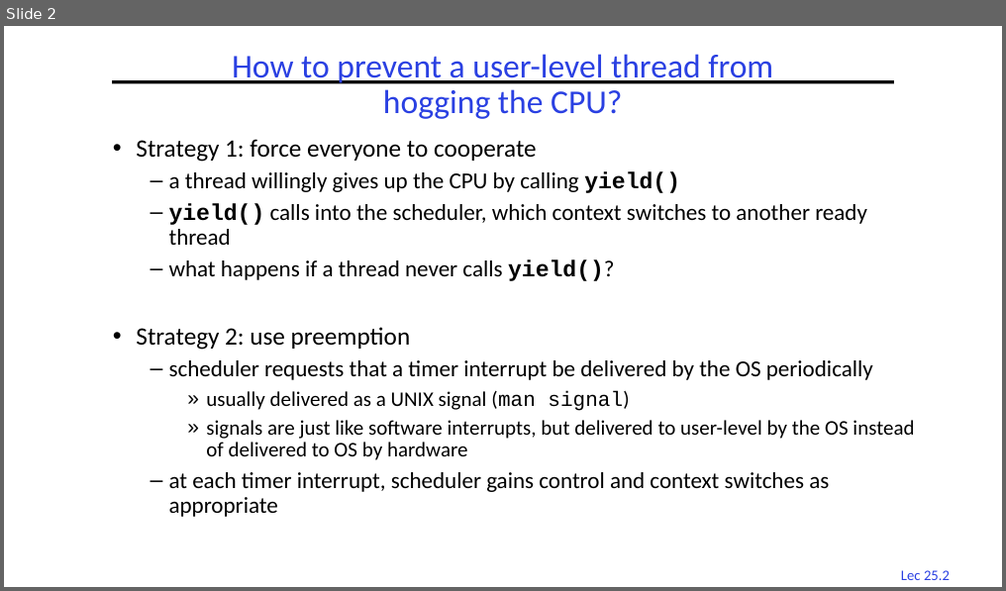
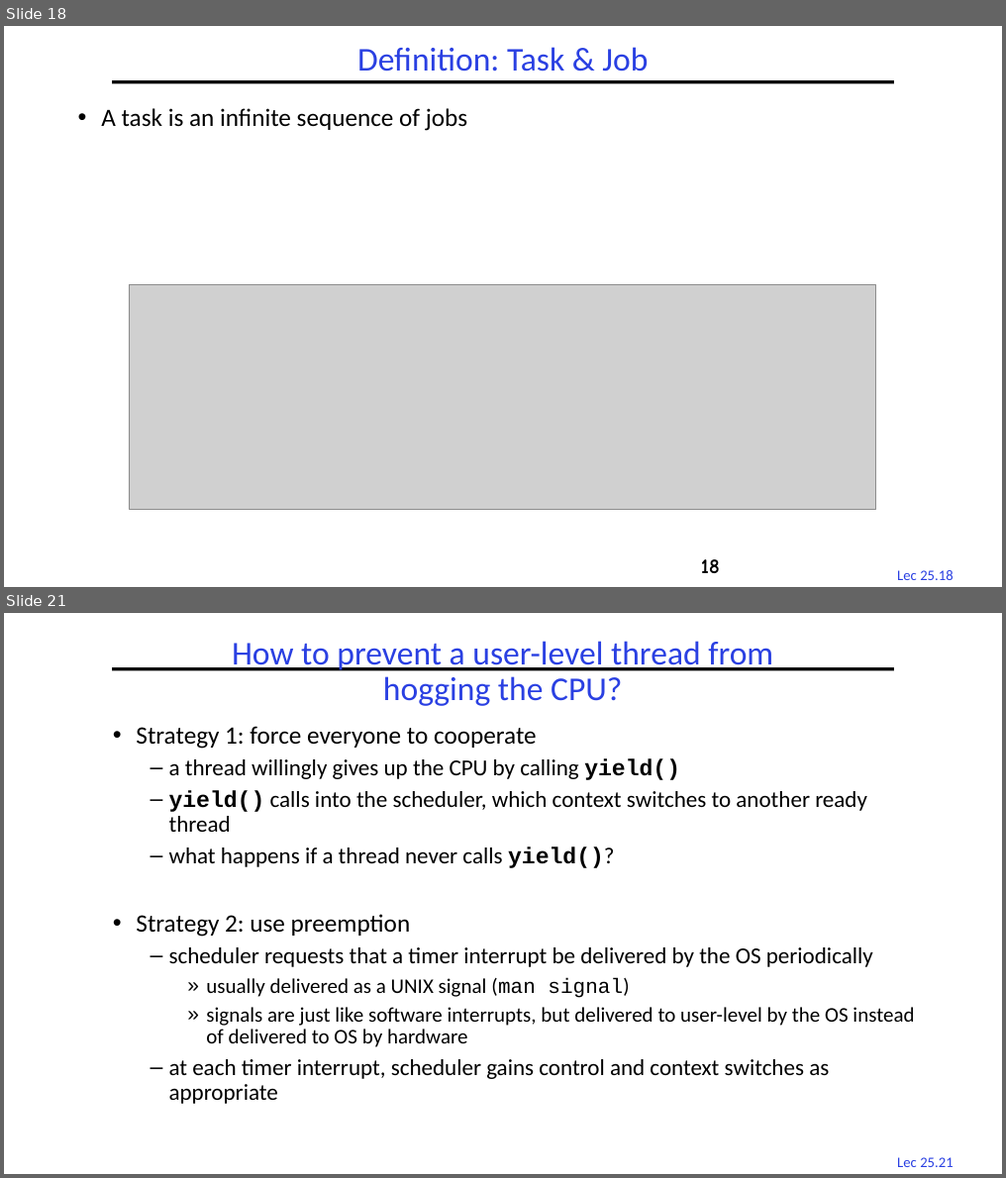
Before and after one commit to guhofstra/CSC256Fa25, a slide deck: PPTs/Deleted SLides.pptx. Shown one above the other, each under a label of ours: slide 2 before the commit, slides 18 and 21 after it; the slides between them are not shown. The pictures are 1006x591 and 1006x1178 pixels, drawn with LibreOffice and Linux fonts; fonts in the diff are those of the drawing; grey boxes stand for pictures. Boxes give left, top, right and bottom in pixels: in the first picture for what was removed or moved away, otherwise in the second. Text is boxed around its words. In the diff, an @@ line names an element or a change of style, - is before the commit and + after.

```diff
--- a/PPTs/Deleted SLides.pptx
+++ b/PPTs/Deleted SLides.pptx
@@ slide 18 added at [4, 26, 1002, 587], background #FFFFFF; not listed: 2 template elements that a slide beside it also shows @@
@@ title added at [357, 47, 648, 72], 32 pt, text #2A40E2 @@
+Definition: Task & Job
@@ text added at [101, 108, 467, 131], 24 pt, text #000000 @@
+• A task is an infinite sequence of jobs
@@ picture added at [129, 285, 876, 509] @@
@@ page number added at [701, 560, 720, 573], 20 pt, text #000000 @@
+18
@@ what was slide 2 is now slide 21 @@
@@ page number at [897, 1157, 953, 1167]: text changed @@
-Lec 25.2
+Lec 25.21
```
Also in this commit, not shown: 18 other slides added, 19 other files.
